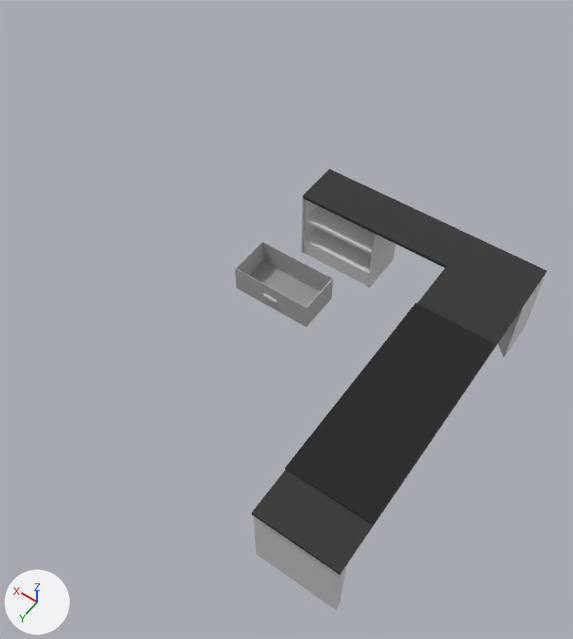
What one commit did to the FBX model Assets/3D Assets/Edwin Assets/drawer.FBX.
Before and after are seen from a 50 mm camera at (-12.7, 24.5, 39.7) aimed at (2.6, 3.1, 6.0). The axes (+X, +Y, +Z) are drawn at lower left. The lights are the same throughout.

Before the edit, the objects in view are built like this:
```python
me_mesh = bpy.data.meshes.new('Mesh')
me_mesh.from_pydata(...)  # 119 vertices, 200 faces; spans x -112.0..112.0, y -127.0..197.0, z 14.0..93.0
me_mesh.materials.append(mat_material__37)  # picture img_auvbg_png
ob_object002 = bpy.data.objects.new('Object002_', me_mesh)
ob_object002.location = (0.0, 0.0, 0.0)
ob_object002.scale = (0.0657, 0.0657, 0.0657)
```
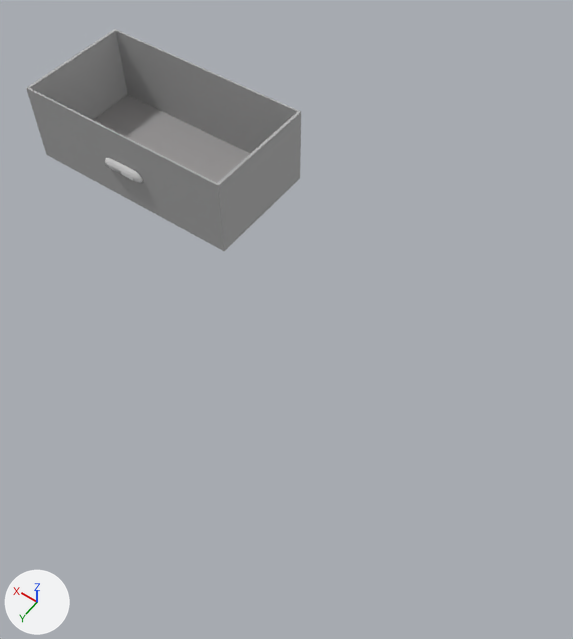
Commit message: Added Drawer apart

Boxes [x1, y1, x2, y2] around the edits, measured in the pictures (573 x 639 px; the box of a moved part takes in the faces that stretch with it):
```json
{"object": "Object002_", "change": "reshaped, moved, rescaled", "before": [235, 169, 547, 610], "after": [26, 29, 301, 251], "on screen": "12% narrower, 50% shorter"}
{"part": 1, "of": "me_mesh", "change": "moved or reshaped", "before": [263, 294, 278, 303], "after": [105, 158, 143, 182]}
{"part": 2, "of": "me_mesh", "change": "moved or reshaped", "before": [235, 241, 333, 327], "after": [26, 29, 301, 251]}
{"part": 3, "of": "me_mesh", "change": "deleted", "before": [252, 169, 547, 610], "on screen": "black"}
```

The change, as JSON lines over the scene's bpy script:
```json
{"block": "me_mesh", "where": "me_mesh.from_pydata(...)  # 119 vertices, 200 faces; spans x -112.0..112.0, y -127.0..197.0, z 14.0..93.0"}
{"block": "me_mesh", "where": "# used by ob_object002; location = (0.0, 0.0, 0.0); scale = (0.0657, 0.0657, 0.0657)"}
{"block": "me_mesh", "change": "me_mesh part 1: the loose piece of 29 vertices spanning x 64.0..79.0, y 25.0..26.0, z 74.0..77.0 is moved by (-72.0, -5.0, -75.0)"}
{"block": "me_mesh", "change": "me_mesh part 2: the loose piece of 16 vertices spanning x 34.0..109.0, y -15.0..25.0, z 62.0..88.0 is moved by (-72.0, -5.0, -75.0)"}
{"block": "me_mesh", "change": "me_mesh part 3: the loose piece of 74 vertices spanning x -112.0..112.0, y -127.0..197.0, z 14.0..93.0 is deleted"}
{"op": "set", "path": "ob_object002.location", "old": "(0.0, 0.0, 0.0)", "new": "(11.96, 0.9, 12.56)"}
{"op": "set", "path": "ob_object002.scale", "old": "(0.0657, 0.0657, 0.0657)", "new": "(0.167, 0.167, 0.167)"}
```
